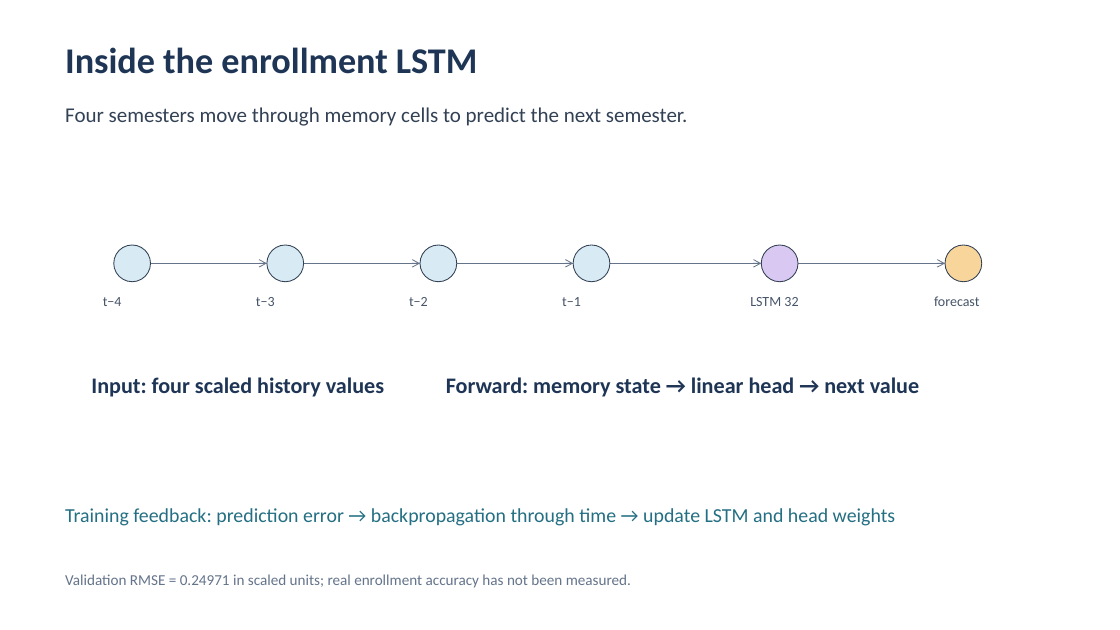
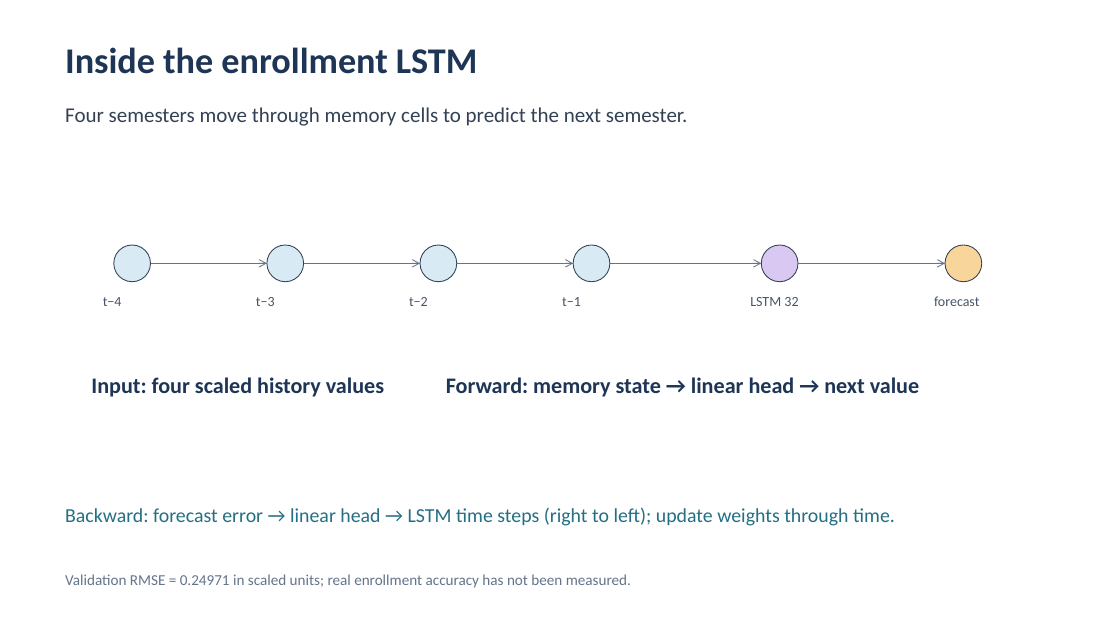
Before and after one commit to ISI0007/JiT-USAMIS-PROJECT, a slide deck: slide 11 of docs/USAMIS_Presentation_Experiment.pptx. Drawn at 1120x630 pixels with LibreOffice and Linux fonts; fonts in the diff are those of the drawing. Boxes give left, top, right and bottom in pixels: in the first picture for what was removed or moved away, otherwise in the second. Text is boxed around its words. In the diff, an @@ line names an element or a change of style, - is before the commit and + after.

```diff
--- a/docs/USAMIS_Presentation_Experiment.pptx
+++ b/docs/USAMIS_Presentation_Experiment.pptx
@@ text at (x1=65, y1=507, x2=895, y2=526): text changed @@
-Training feedback: prediction error → backpropagation through time → update LSTM and head weights
+Backward: forecast error → linear head → LSTM time steps (right to left); update weights through time.
```
Also in this commit, not shown: 1 other slide changed.
